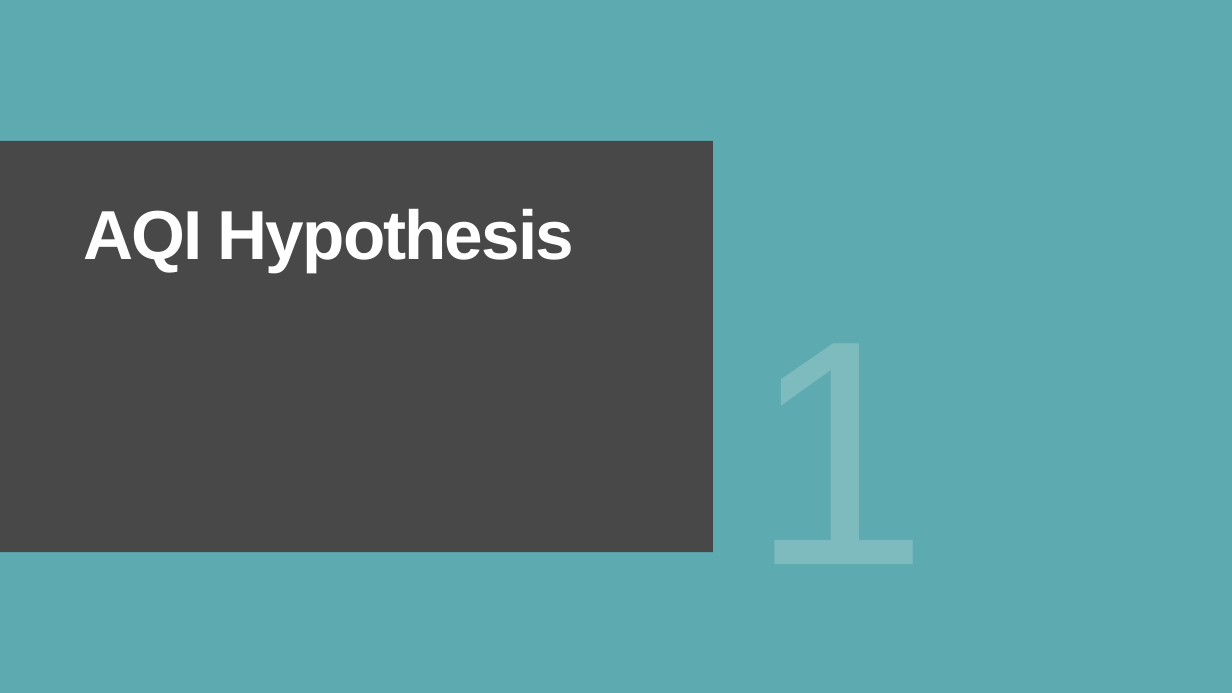
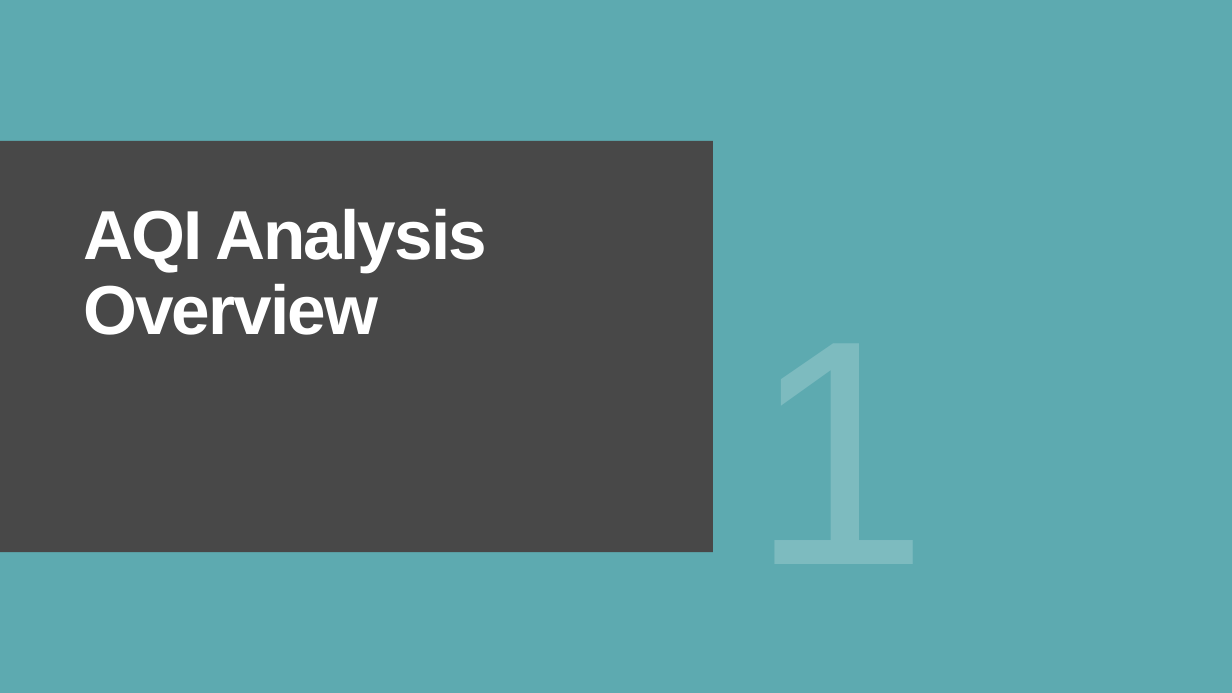
Before and after one commit to mereilly/AQI_Module_20_Final_Project, a slide deck: slide 3 of OpenWeather_AQI_Presentation_Draft.pptx. Drawn at 1232x693 pixels with LibreOffice and Linux fonts; fonts in the diff are those of the drawing. Boxes give left, top, right and bottom in pixels: in the first picture for what was removed or moved away, otherwise in the second. Text is boxed around its words. In the diff, an @@ line names an element or a change of style, - is before the commit and + after.

```diff
--- a/OpenWeather_AQI_Presentation_Draft.pptx
+++ b/OpenWeather_AQI_Presentation_Draft.pptx
@@ title at (x1=83, y1=209, x2=487, y2=335): text changed @@
-AQI Hypothesis
+AQI Analysis Overview
```
Also in this commit, not shown: 4 other slides changed, 1 slide added.
